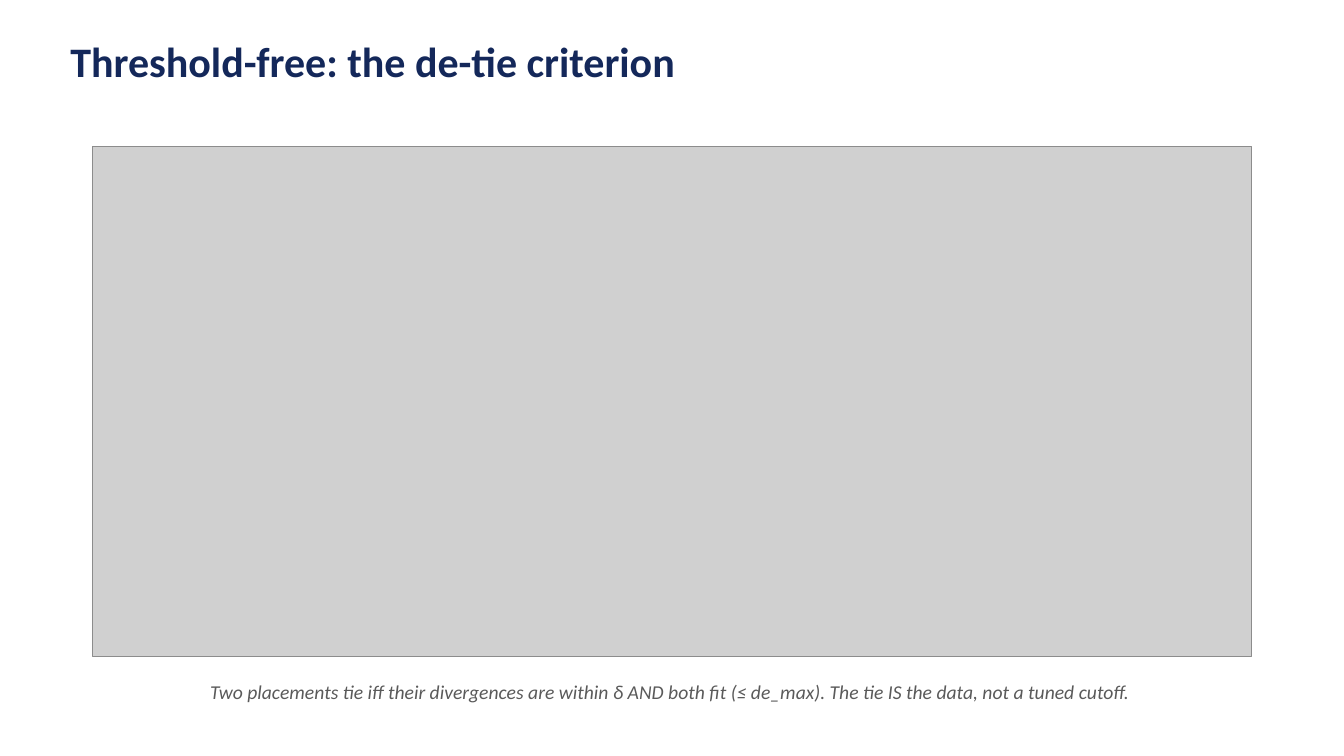
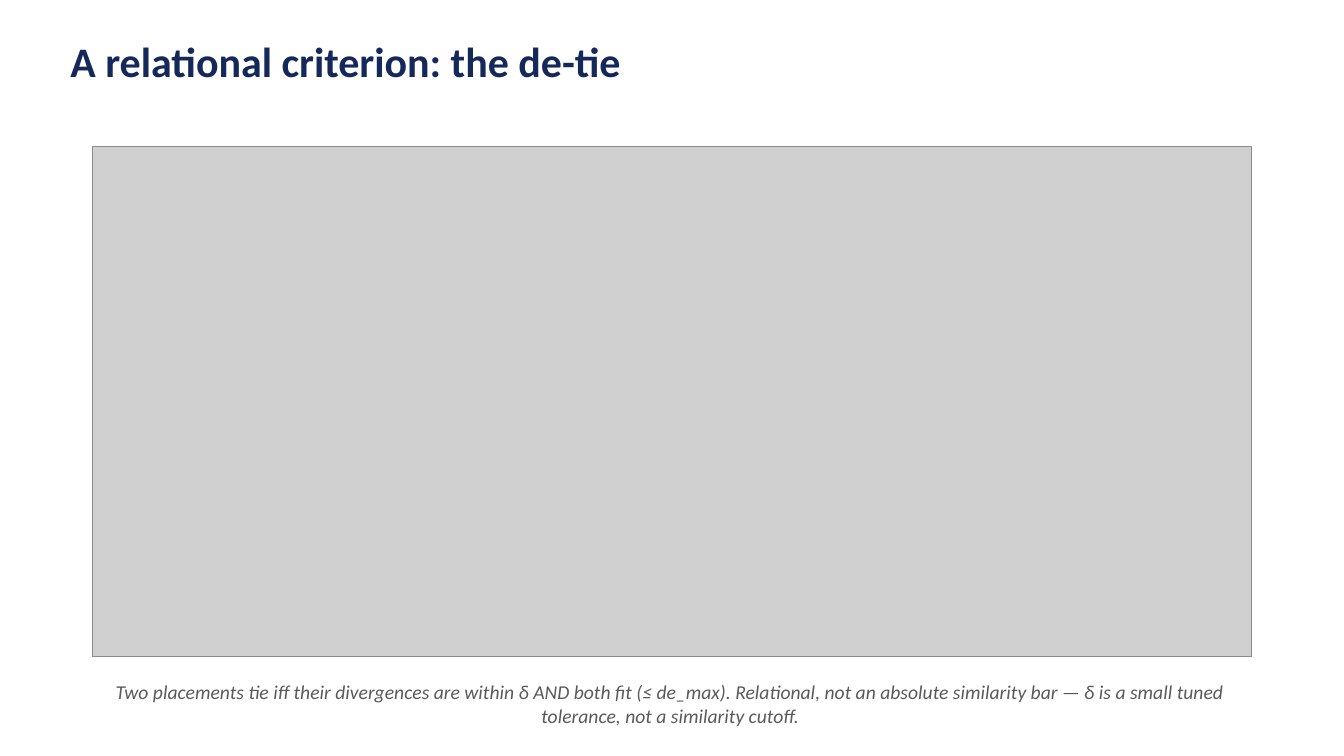
Before and after one commit to juanfraitu1/Rustle, a slide deck: slide 5 of bench/slides/multicopy_families.pptx. Drawn at 1344x756 pixels with LibreOffice and Linux fonts; fonts in the diff are those of the drawing; grey boxes stand for pictures. Boxes give left, top, right and bottom in pixels: in the first picture for what was removed or moved away, otherwise in the second. Text is boxed around its words. In the diff, an @@ line names an element or a change of style, - is before the commit and + after.

```diff
--- a/bench/slides/multicopy_families.pptx
+++ b/bench/slides/multicopy_families.pptx
@@ text at [70, 47, 620, 78]: text changed @@
-Threshold-free: the de-tie criterion
+A relational criterion: the de-tie
@@ text at [116, 685, 1223, 726]: text changed @@
-Two placements tie iff their divergences are within δ AND both fit (≤ de_max). The tie IS the data, not a tuned cutoff.
+Two placements tie iff their divergences are within δ AND both fit (≤ de_max). Relational, not an absolute similarity bar — δ is a small tuned tolerance, not a similarity cutoff.
```
Also in this commit, not shown: 7 other slides changed, 1 slide added, 4 other files.
